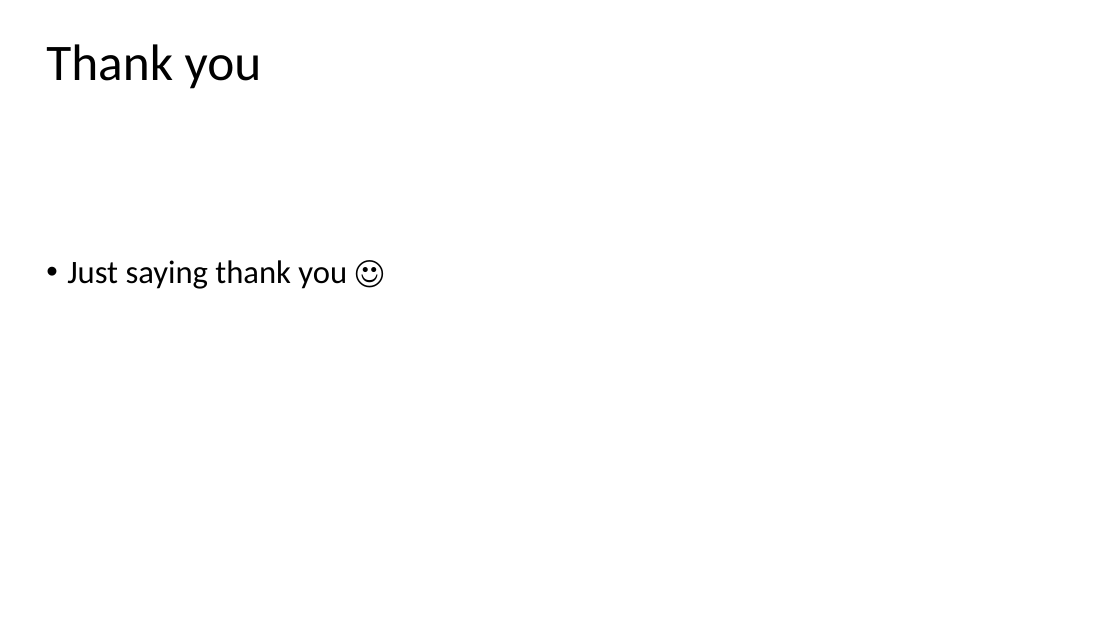
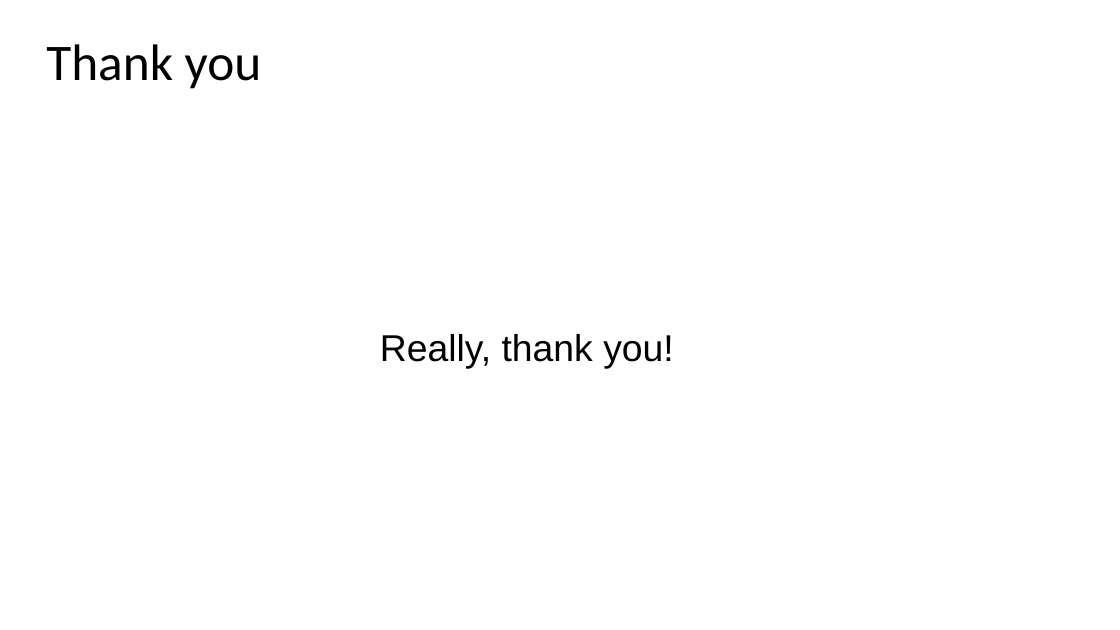
Before and after one commit to wallmenis/exercise, a slide deck: slide 21 of presentation/Presentation.pptx. Drawn at 1120x630 pixels with LibreOffice and Linux fonts; fonts in the diff are those of the drawing; background and template pictures are left out. Boxes give left, top, right and bottom in pixels: in the first picture for what was removed or moved away, otherwise in the second. Text is boxed around its words. In the diff, an @@ line names an element or a change of style, - is before the commit and + after.

```diff
--- a/presentation/Presentation.pptx
+++ b/presentation/Presentation.pptx
@@ subtitle at [380,334,674,369]: text changed; size 28 to 32 pt; font Calibri to Arial @@
-• Just saying thank you ☺
+Really, thank you!
```
Also in this commit, not shown: 5 other slides changed, 5 slides added, 5 slides removed, 1 other file.
